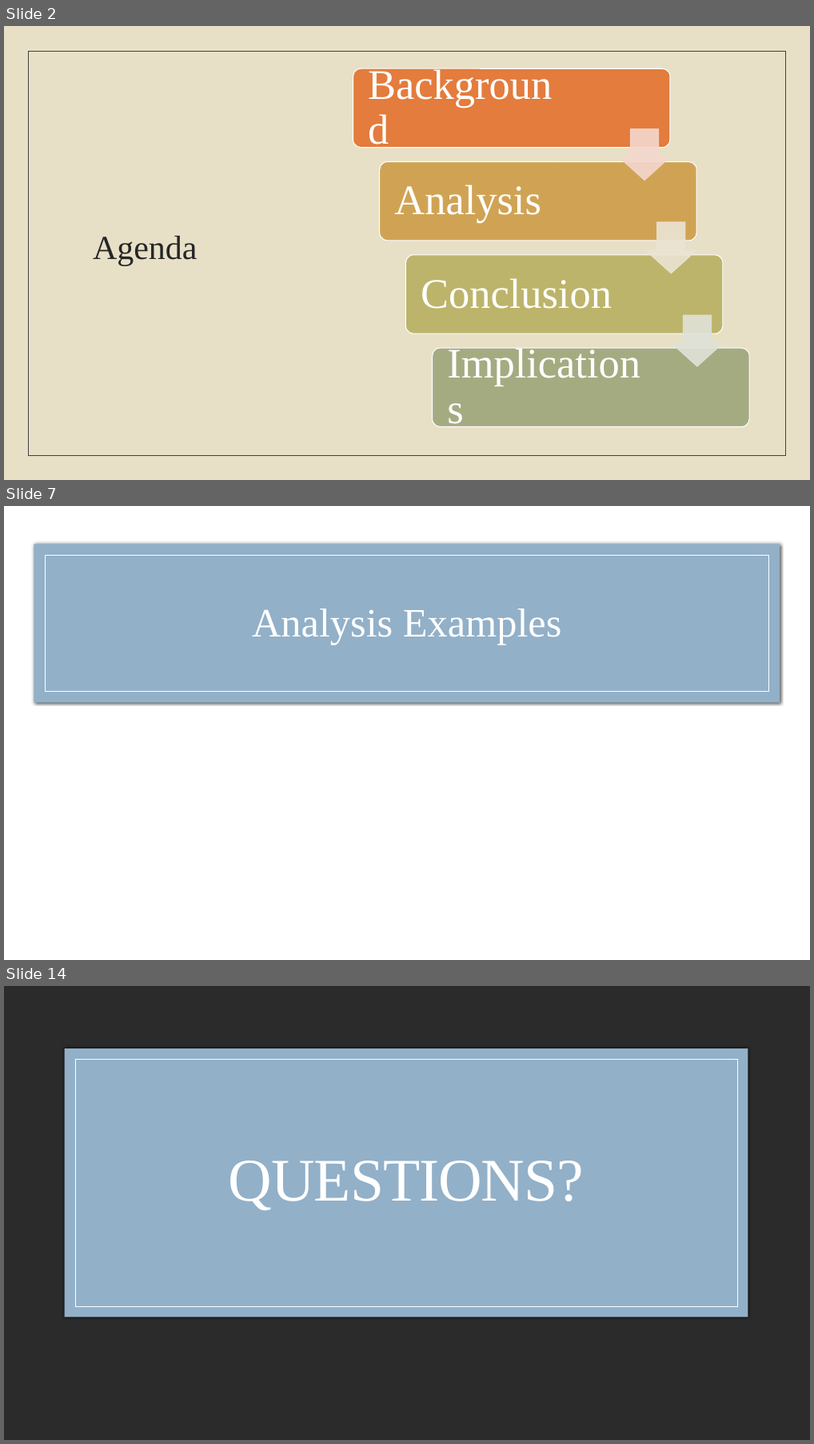
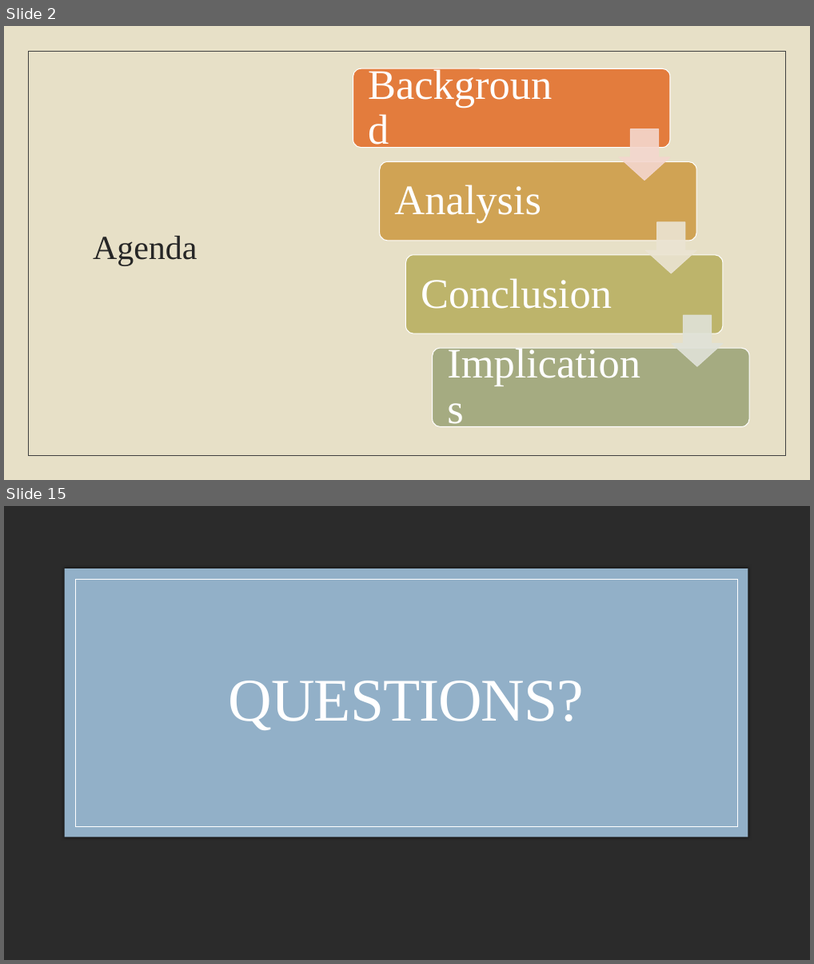
Before and after one commit to laurenemilyto/film_adapatation_success, a slide deck: Steg_pres.pptx. Shown one above the other, each under a label of ours: slides 2, 7 and 14 before the commit, slides 2 and 15 after it; the slides between them are not shown. The pictures are 814x1444 and 814x964 pixels, drawn with LibreOffice and Linux fonts; fonts in the diff are those of the drawing; background and template pictures are left out; a plain dark background stands for a picture behind light text. Boxes give left, top, right and bottom in pixels: in the first picture for what was removed or moved away, otherwise in the second. Text is boxed around its words. In the diff, an @@ line names an element or a change of style, - is before the commit and + after.

```diff
--- a/Steg_pres.pptx
+++ b/Steg_pres.pptx
@@ slide 7 removed at (4,506,810,960), background #FFFFFF @@
@@ rectangle removed at (4,506,810,960) @@
@@ rectangle removed at (34,544,781,703) @@
@@ rectangle removed at (45,555,770,692) @@
@@ title removed at (252,608,562,644) @@
-Analysis Examples
@@ what was slide 14 is now slide 15 @@
```
Also in this commit, not shown: 6 slides changed, 7 slides added, 5 other slides removed, 1 other file.
